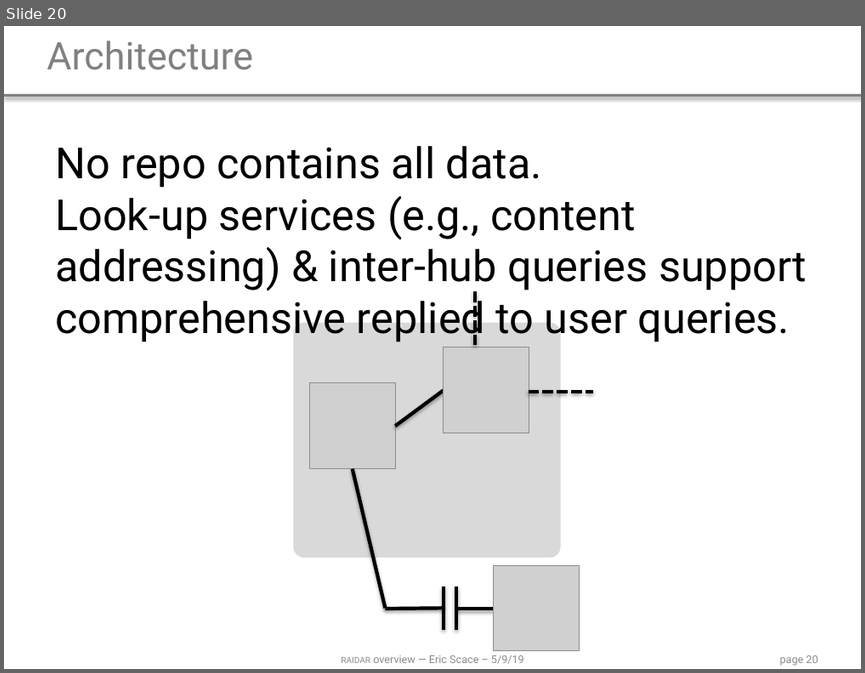
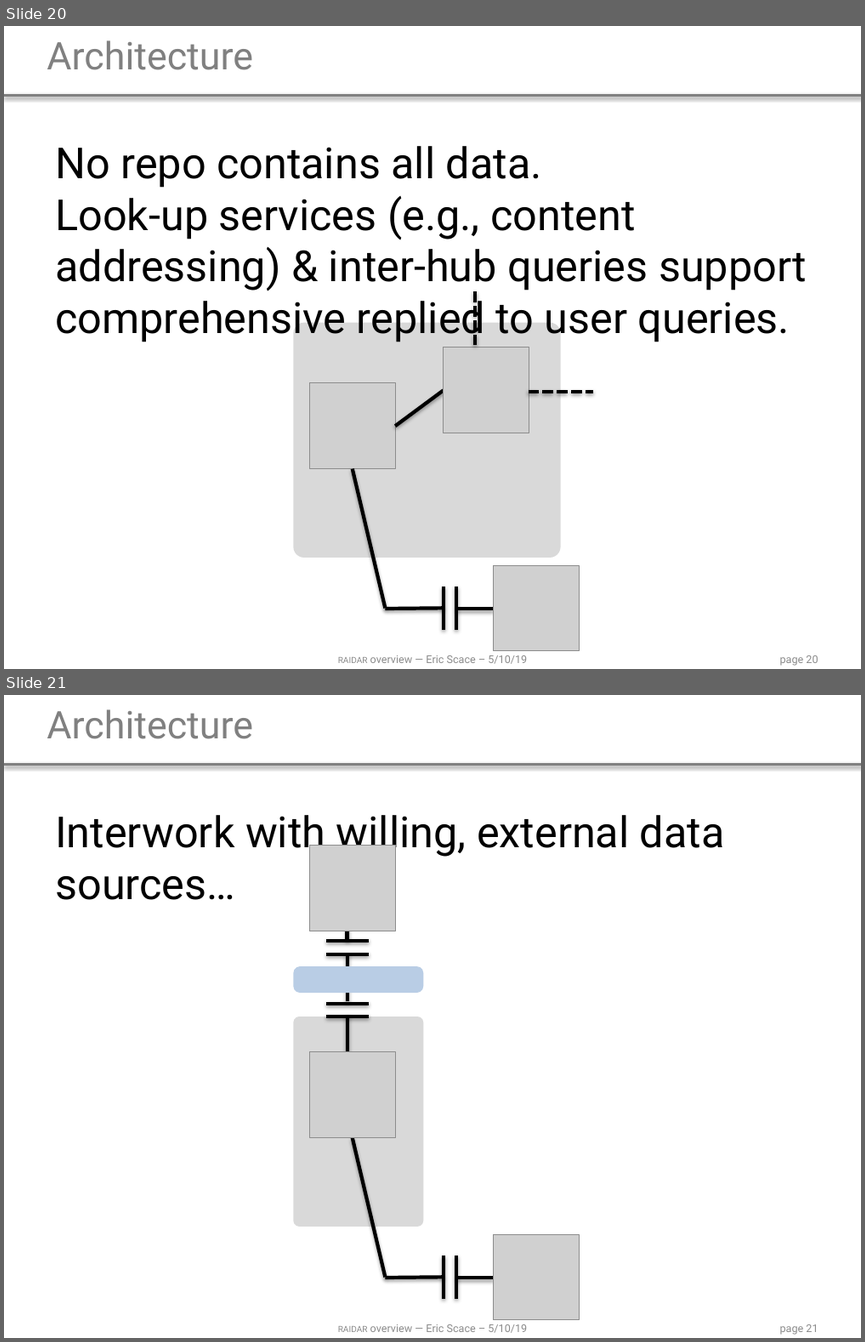
Before and after one commit to ldnovak/RAIDAR, a slide deck: docs/2019 05 10 presentation/2019 05 10 overview.pptx. Shown one above the other, each under a label of ours: slide 20 before the commit, slides 20 and 21 after it. The pictures are 865x673 and 865x1342 pixels, drawn with LibreOffice and Linux fonts; fonts in the diff are those of the drawing; grey boxes stand for pictures. Boxes give left, top, right and bottom in pixels: in the first picture for what was removed or moved away, otherwise in the second. Text is boxed around its words. In the diff, an @@ line names an element or a change of style, - is before the commit and + after.

```diff
--- a/docs/2019 05 10 presentation/2019 05 10 overview.pptx
+++ b/docs/2019 05 10 presentation/2019 05 10 overview.pptx
@@ slide 21 added at [4,695,861,1338], background #FFFFFF; not listed: 3 template elements that a slide beside it also shows @@
@@ title added at [46,709,253,739], 32 pt, text #808080 @@
+Architecture
@@ text added at [55,815,725,900], 36 pt, text #000000 @@
+Interwork with willing, external data sources…
@@ picture added at [310,845,396,930] @@
@@ line added from (347, 941) to (347, 893), #000000 3 pt @@
@@ line added from (326, 941) to (369, 941), #000000 3 pt @@
@@ rounded rectangle added at [294,967,424,993], fill #B9CDE5 @@
@@ line added from (326, 953) to (369, 953), #000000 3 pt @@
@@ line added from (347, 1002) to (347, 953), #000000 3 pt @@
@@ rounded rectangle added at [294,1016,424,1226], fill #D9D9D9 @@
@@ line added from (326, 1016) to (369, 1016), #000000 3 pt @@
@@ line added from (326, 1004) to (369, 1004), #000000 3 pt @@
@@ line added from (347, 1051) to (347, 1015), #000000 3 pt @@
@@ picture added at [310,1052,396,1138] @@
@@ line added from (352, 1138) to (386, 1276), #000000 3 pt @@
@@ line added from (443, 1255) to (443, 1299), #000000 3 pt @@
@@ line added from (456, 1255) to (456, 1299), #000000 3 pt @@
@@ picture added at [494,1234,579,1320] @@
@@ line added from (443, 1276) to (386, 1277), #000000 3 pt @@
@@ line added from (494, 1277) to (456, 1277), #000000 3 pt @@
@@ slide 20 changed as well @@
@@ text at [338,655,527,664]: text changed @@
-raidar overview — Eric Scace – 5/9/19
+raidar overview — Eric Scace – 5/10/19
```
Also in this commit, not shown: 25 other slides changed, 1 other slide added, 1 other file.
